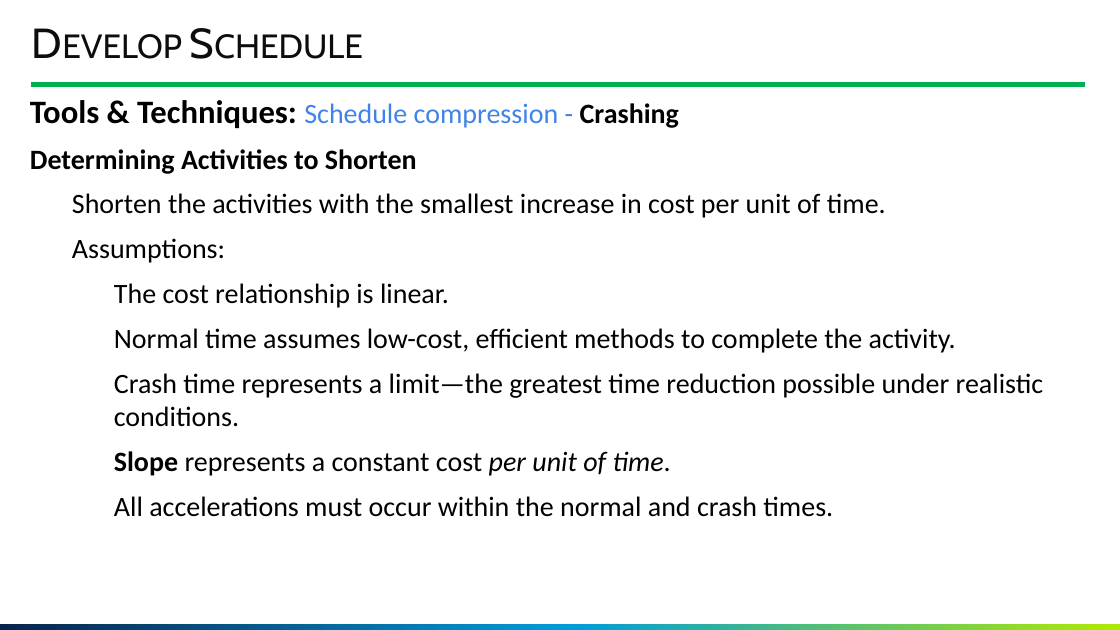
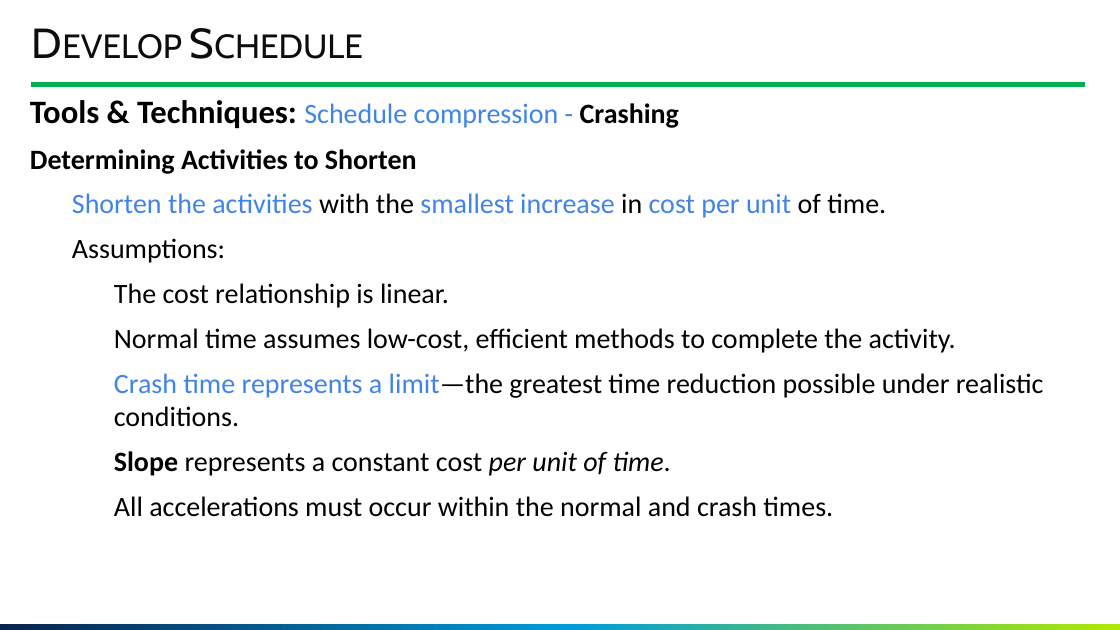
Before and after one commit to GoonerMAK/SWE_4803_Software_Project_Management, a slide deck: slide 140 of SWE 4803_Lec5_part1.pptm. Drawn at 1120x630 pixels with LibreOffice and Linux fonts; fonts in the diff are those of the drawing; background and template pictures are left out. Boxes give left, top, right and bottom in pixels: in the first picture for what was removed or moved away, otherwise in the second. Text is boxed around its words. In the diff, an @@ line names an element or a change of style, - is before the commit and + after.

```diff
--- a/SWE 4803_Lec5_part1.pptm
+++ b/SWE 4803_Lec5_part1.pptm
@@ text at [72, 193, 1044, 427]: text colour #000000 to #4184E8 in "Shorten the activities smallest increase cost per ...", "Crash time represents a limit—the" @@
```
Also in this commit, not shown: 18 other slides changed, 1 slide added, 4 other files.
